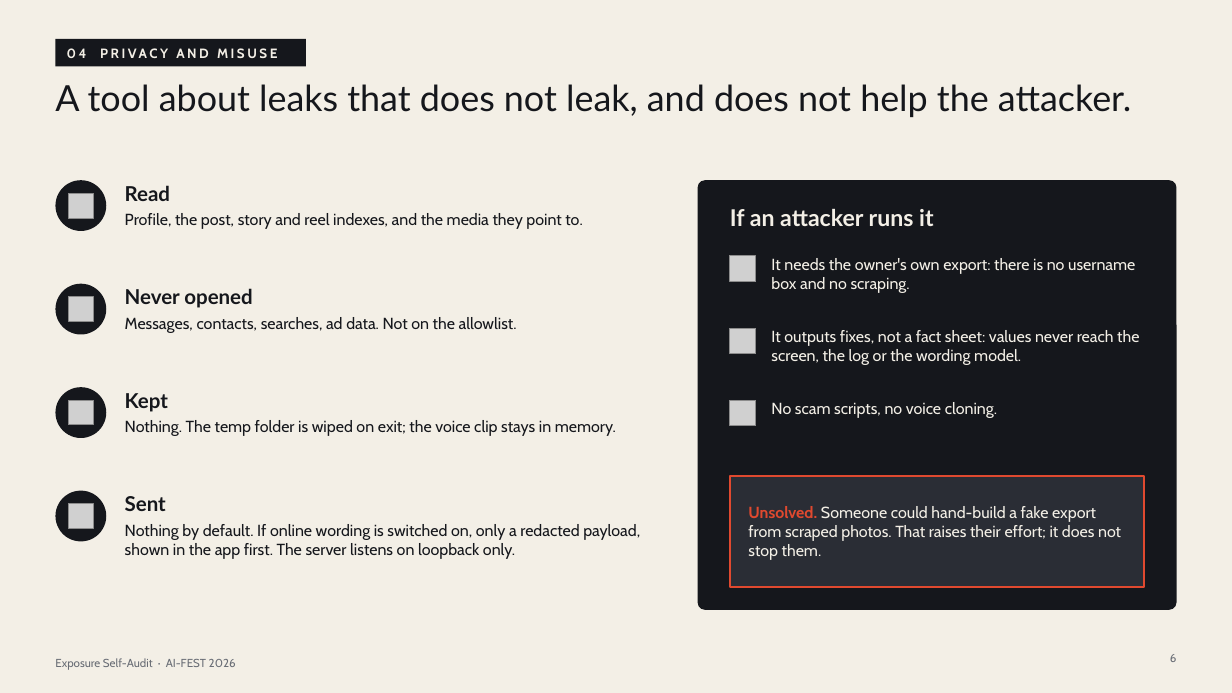
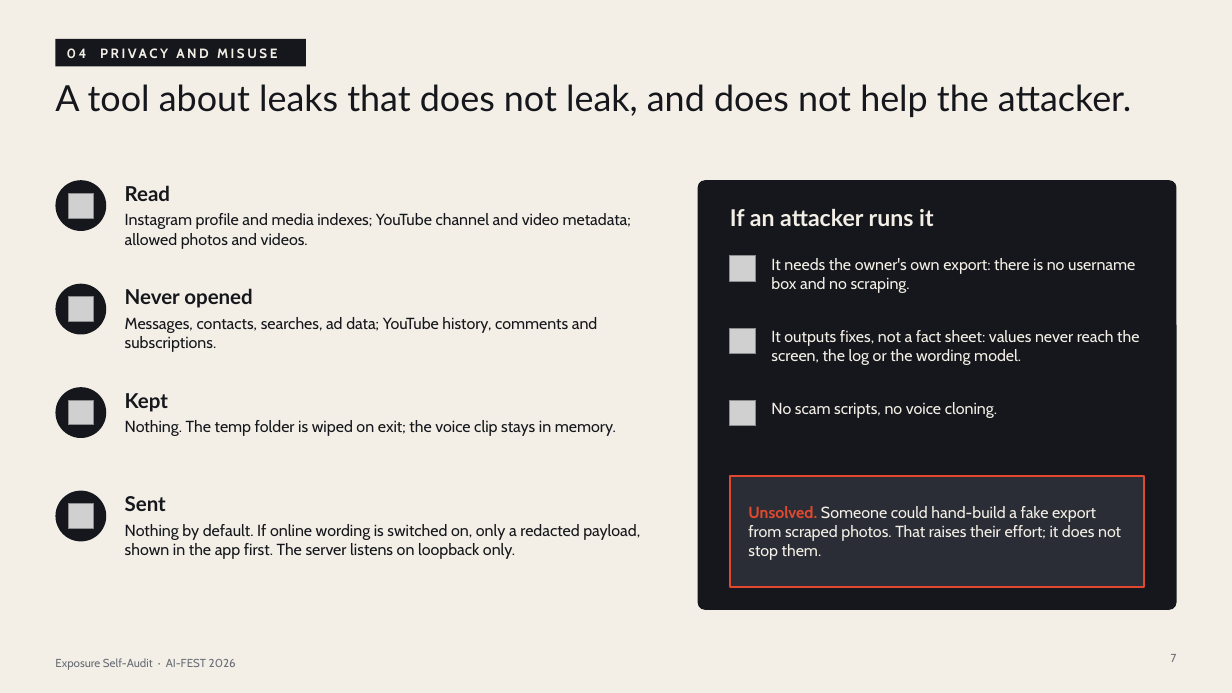
Before and after one commit to GeneralAumsum07/AI-fest-26-CSE, a slide deck: slide 7 of deck/exposure-self-audit.pptx (slide 6 before the commit). Drawn at 1232x693 pixels with LibreOffice and Linux fonts; fonts in the diff are those of the drawing; grey boxes stand for pictures. Boxes give left, top, right and bottom in pixels: in the first picture for what was removed or moved away, otherwise in the second. Text is boxed around its words. In the diff, an @@ line names an element or a change of style, - is before the commit and + after.

```diff
--- a/deck/exposure-self-audit.pptx
+++ b/deck/exposure-self-audit.pptx
@@ text at (125, 213, 631, 249): text changed @@
-Profile, the post, story and reel indexes, and the media they point to.
+Instagram profile and media indexes; YouTube channel and video metadata; allowed photos and videos.
@@ text at (125, 317, 598, 352): text changed @@
-Messages, contacts, searches, ad data. Not on the allowlist.
+Messages, contacts, searches, ad data; YouTube history, comments and subscriptions.
@@ page number at (1171, 654, 1177, 662): text changed @@
-6
+7
```
Also in this commit, not shown: 5 other slides changed, 1 slide added, 4 other files.
